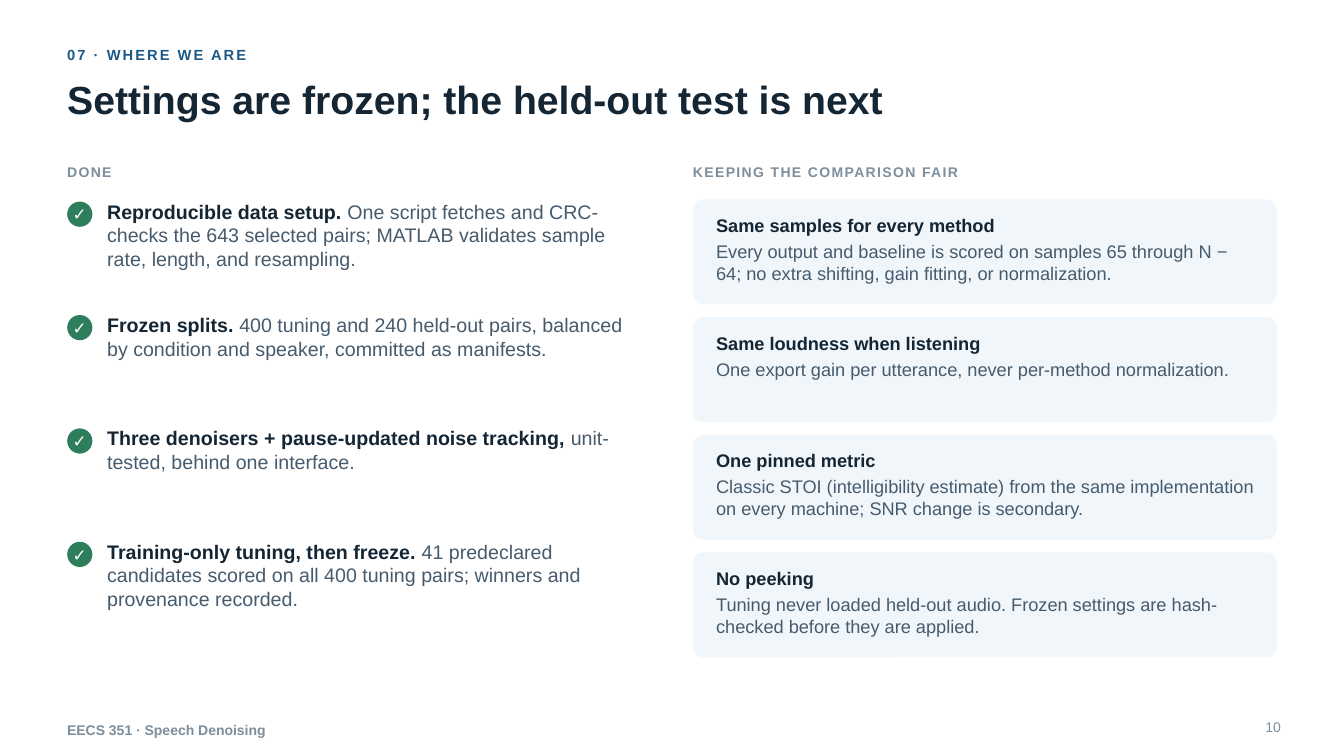
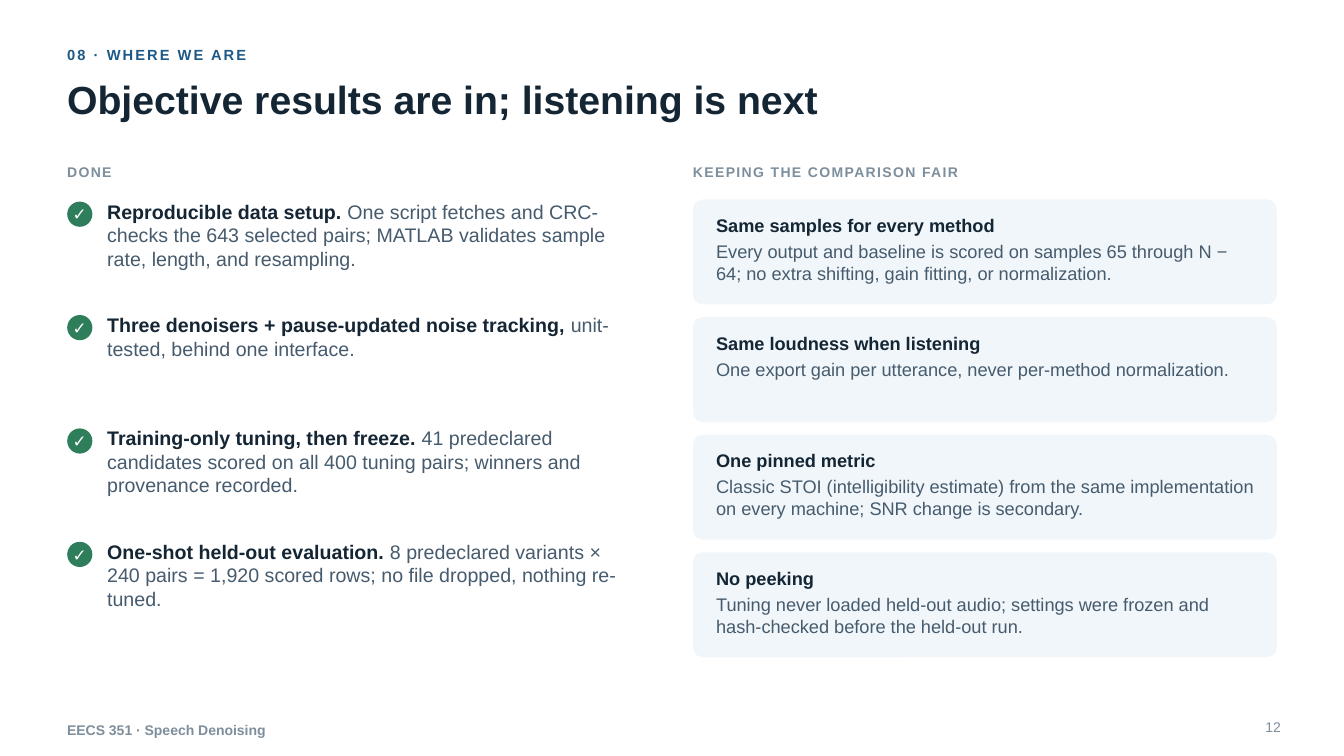
Before and after one commit to eecs351-speech-denoising-team/eecs351-speech-denoising-website, a slide deck: slide 12 of reports/project_presentation.pptx (slide 10 before the commit). Drawn at 1344x756 pixels with LibreOffice and Linux fonts; fonts in the diff are those of the drawing. Boxes give left, top, right and bottom in pixels: in the first picture for what was removed or moved away, otherwise in the second. Text is boxed around its words. In the diff, an @@ line names an element or a change of style, - is before the commit and + after.

```diff
--- a/reports/project_presentation.pptx
+++ b/reports/project_presentation.pptx
@@ text at (67,50,246,60): text changed @@
-07 · WHERE WE ARE
+08 · WHERE WE ARE
@@ title at (67,85,817,122): text changed @@
-Settings are frozen; the held-out test is next
+Objective results are in; listening is next
@@ text at (107,317,609,359): text changed; text colour #465B6D to #142534; bold on @@
-Frozen splits. 400 tuning and 240 held-out pairs, balanced by condition and speaker, committed as manifests.
+Three denoisers + pause-updated noise tracking, unit-tested, behind one interface.
@@ text "Training-only tuning, then freeze. 41 ...": place and size @@
-text "Training-only tuning, then freeze. 41 ..." at (107,544,581,610)
+text "Training-only tuning, then freeze. 41 ..." at (107,430,581,496)
@@ text removed at (107,430,609,472) @@
-Three denoisers + pause-updated noise tracking, unit-tested, behind one interface.
@@ text added at (107,544,616,606), 14 pt, text #465B6D @@
+One-shot held-out evaluation. 8 predeclared variants × 240 pairs = 1,920 scored rows; no file dropped, nothing re-tuned.
@@ text at (716,598,1209,633): text changed @@
-Tuning never loaded held-out audio. Frozen settings are hash-checked before they are applied.
+Tuning never loaded held-out audio; settings were frozen and hash-checked before the held-out run.
@@ page number at (1265,722,1281,732): text changed @@
-10
+12
```
Also in this commit, not shown: 3 other slides changed, 3 slides added, 1 slide removed, 5 other files.
